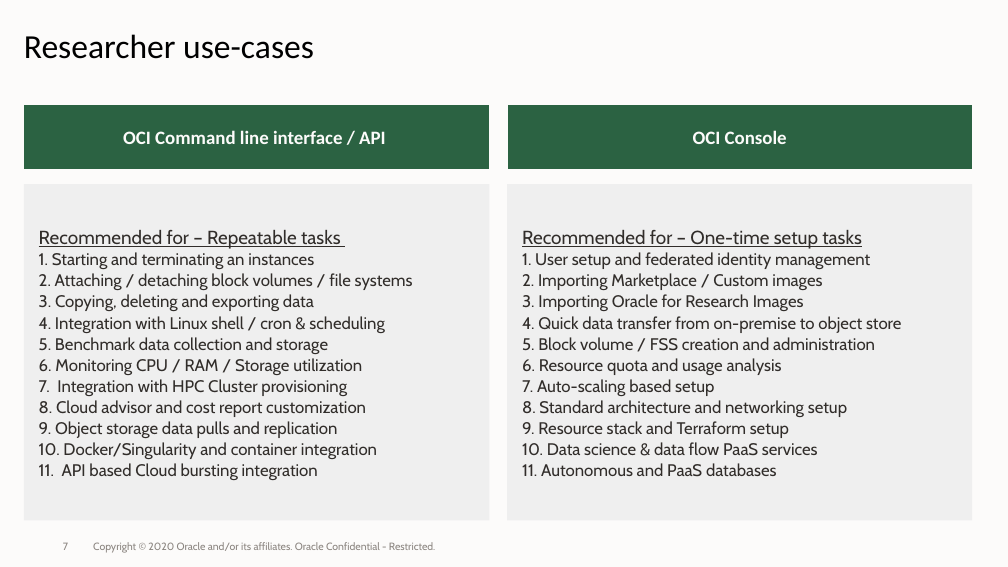
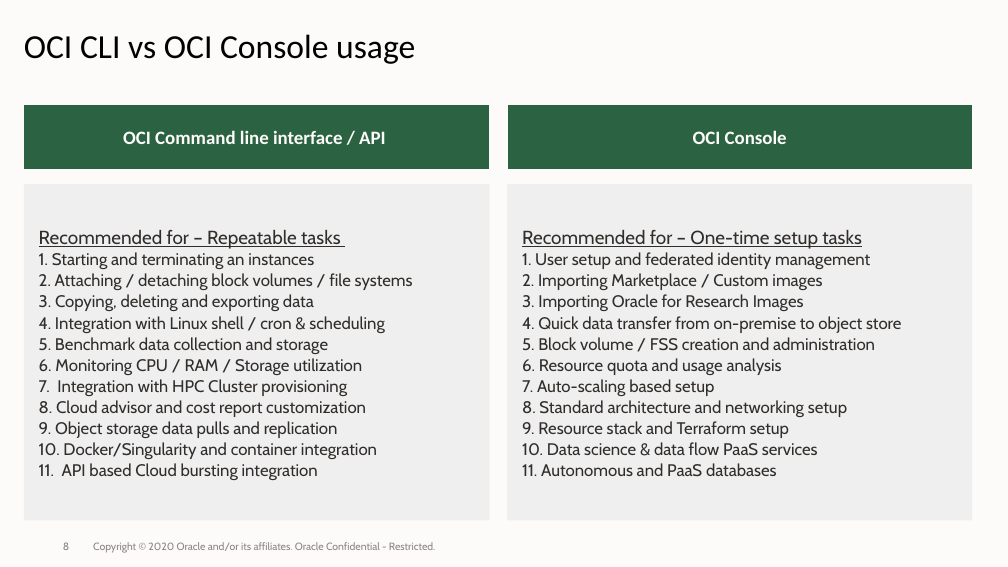
Before and after one commit to OracleForResearch/Technology-Talk, a slide deck: slide 8 of OFRTechnologyTalk-11132020.pptx (slide 7 before the commit). Drawn at 1008x567 pixels with LibreOffice and Linux fonts; fonts in the diff are those of the drawing; background and template pictures are left out. Boxes give left, top, right and bottom in pixels: in the first picture for what was removed or moved away, otherwise in the second. Text is boxed around its words. In the diff, an @@ line names an element or a change of style, - is before the commit and + after.

```diff
--- a/OFRTechnologyTalk-11132020.pptx
+++ b/OFRTechnologyTalk-11132020.pptx
@@ text at (24,34,415,64): text changed @@
-Researcher use-cases
+OCI CLI vs OCI Console usage
@@ page number at (63,542,69,550): text changed @@
-7
+8
```
Also in this commit, not shown: 3 other slides changed, 1 slide added.
